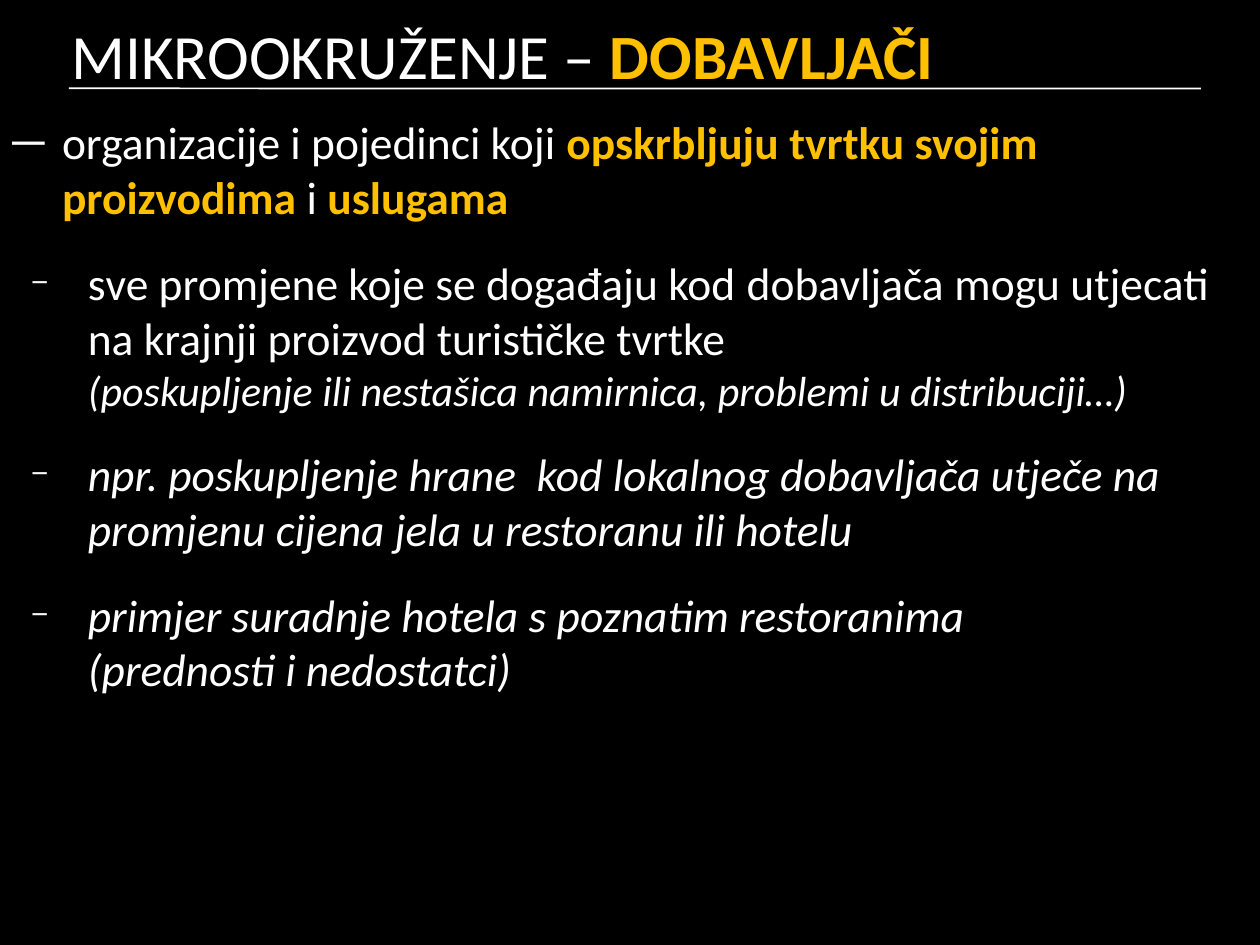
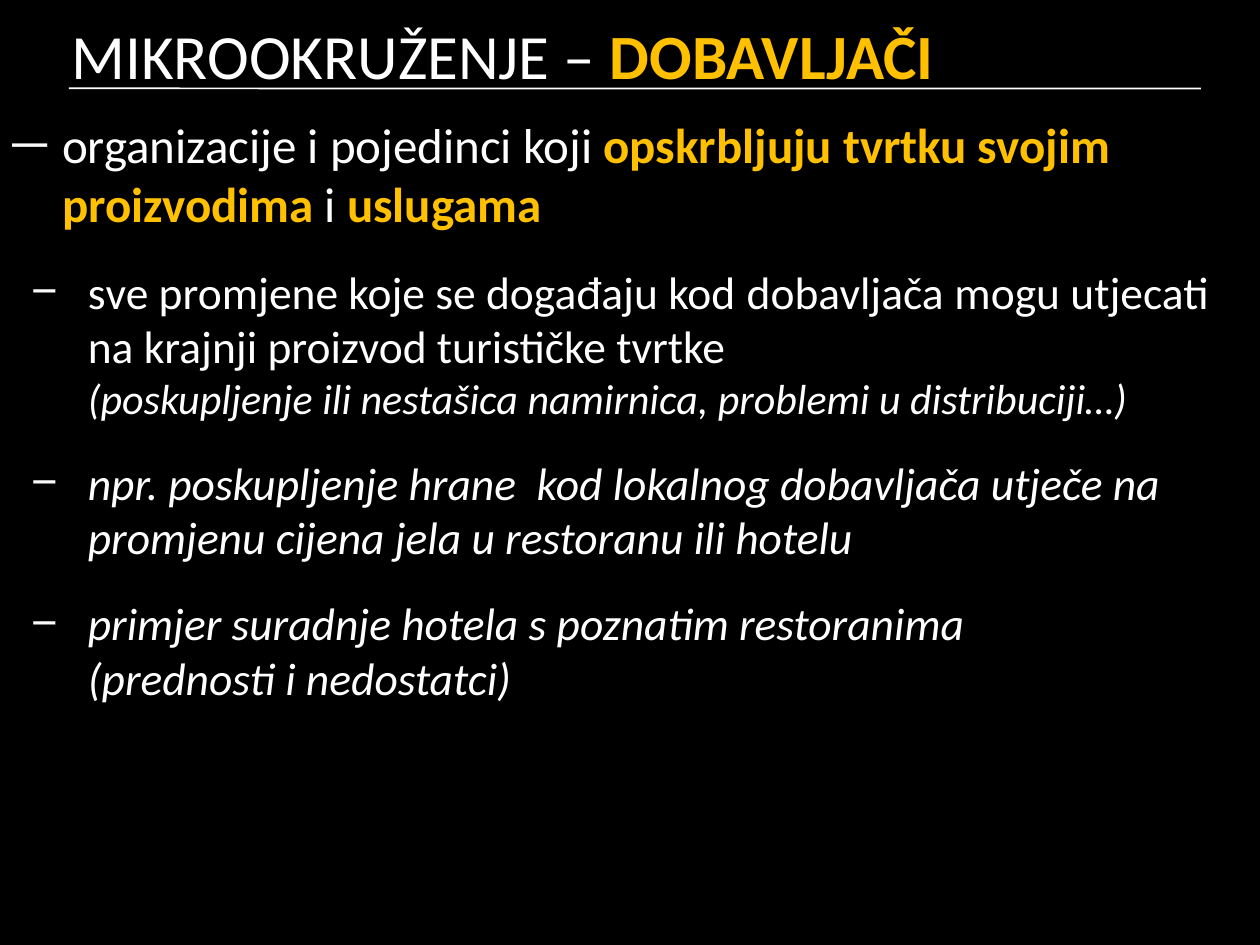
Before and after one commit to cornx/print, a slide deck: slide 6 of data/marketing/prezentacije/002_marketinsko_okruzenje.pptx. Drawn at 1260x945 pixels with LibreOffice and Linux fonts; fonts in the diff are those of the drawing. Boxes give left, top, right and bottom in pixels: in the first picture for what was removed or moved away, otherwise in the second. Text is boxed around its words. In the diff, an @@ line names an element or a change of style, - is before the commit and + after.

```diff
--- a/data/marketing/prezentacije/002_marketinsko_okruzenje.pptx
+++ b/data/marketing/prezentacije/002_marketinsko_okruzenje.pptx
@@ text "organizacije i pojedinci koji opskrbljuju ..." at (62,128,1208,703): size 26 to 28 pt in "organizacije i pojedinci koji opskrbljuju tvrtku svojim ..." @@
```
Also in this commit, not shown: 5 other slides changed.
